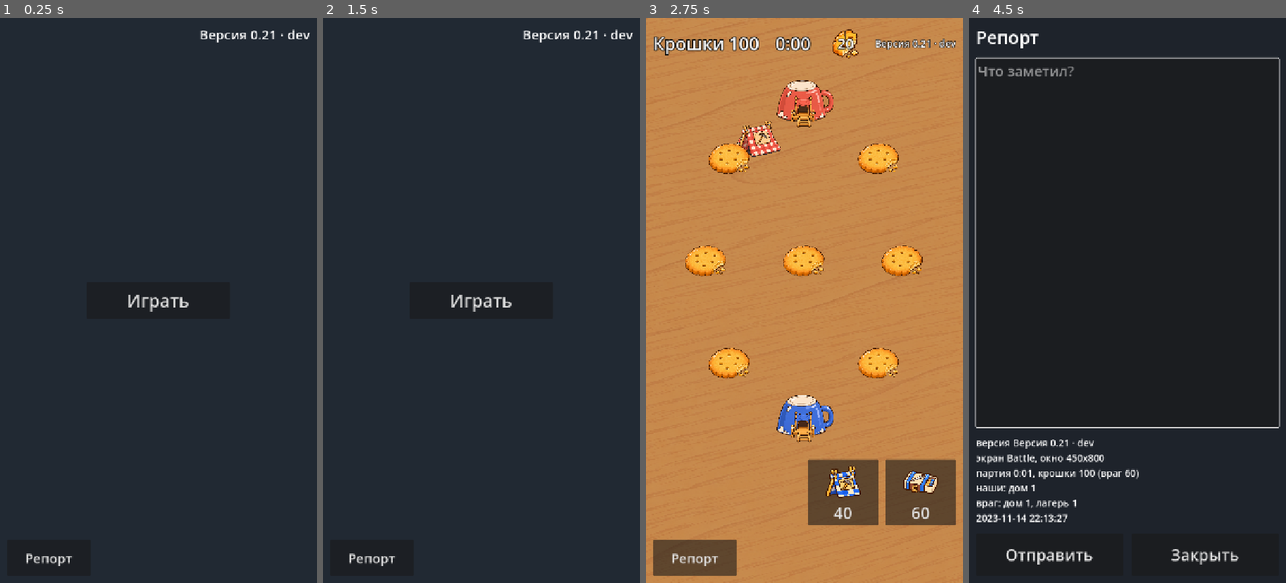
Above: before the commit, frames 1-4 (left to right).
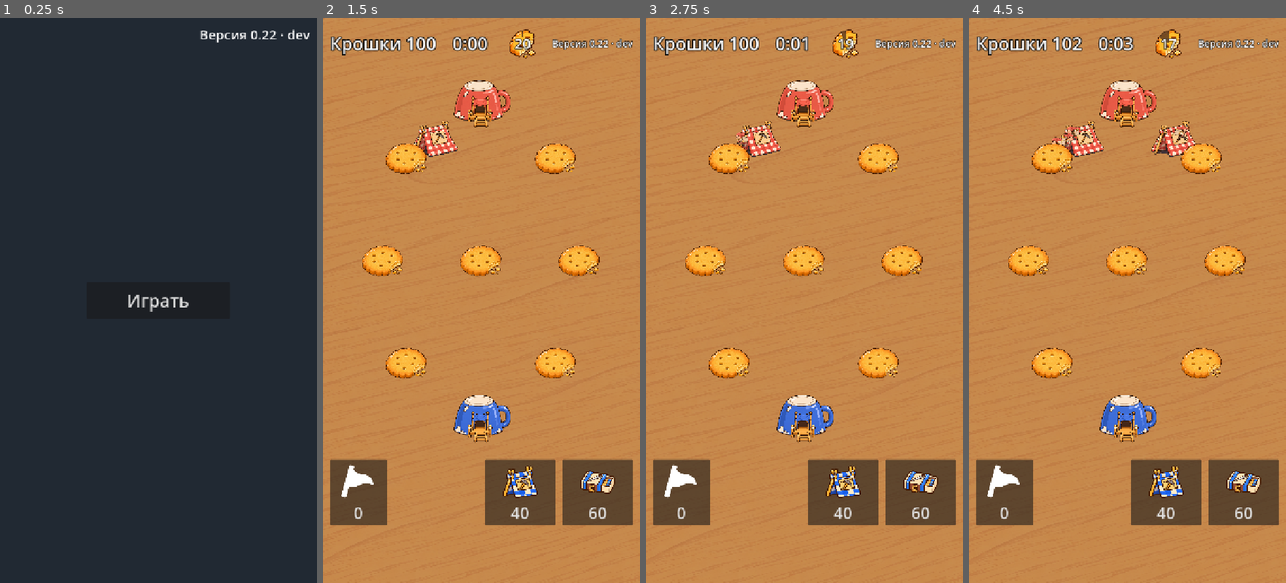
Above: after the commit, the same moments.

Repository: fishert2812/strategy-2d
Game: Godot game, scene res://scenes/main.tscn
Same seed, same stepped clock (60 frames per second), same inputs: the game is played once before the commit and once after it.
Inputs (mouse positions are in pixels of both pictures, inside the frame that each line leads up to):
- Up to frame 1 (0.25 s): no input
- Up to frame 2 (1.5 s): click (370, 560) at 0.5 s, where only the run before the commit has a clickable "Репорт"; click "Отправить" (after the commit: "Играть") at 1.25 s
- Up to frame 3 (2.75 s): click (804, 300) at 2 s, where only the run before the commit has a clickable "Играть"
- Up to frame 4 (4.5 s): click (1016, 560) at 2.75 s, where only the run before the commit has a clickable "Репорт"; click (1048, 554) at 3.5 s, where only the run before the commit has a clickable "Отправить"; click (1016, 560) at 4.25 s, where only the run before the commit has a clickable "Репорт"

The runs differ from the first frame. In frame 1, 0.2% of the frame differs, in the area x 8-88%, y 2-97%; in frame 2, 100%, in the area x 0-100%, y 0-100%; in frame 3, 4.0%; in frame 4, 100%.

Commit message:
Флажок в партии и чёрный ящик, разбор с экрана итога одним касанием (0.22)
Co-Authored-By: Claude Opus 5.5 <noreply@anthropic.com>
Claude-Session: https://claude.ai/code/session_019VbyzEsMe95FEU27GGRQUT

Diff:
--- a/data/look.json
+++ b/data/look.json
@@ -60,5 +60,7 @@
     "strike": {"windup": 5, "lunge": 11, "knock": 9, "squash": 0.3, "time": 0.28}
   },
   "_frames": "Место под кадры, которые Роман дорисует в GPT: имя файла в art/table без .png; пусто — кадра пока нет, движение делается одной картинкой.",
-  "frames": {"warrior_attack": ["", ""], "porter_empty": ["", ""], "fx_clash": "", "fx_puff": "", "icon_kettle": ""}
+  "frames": {"warrior_attack": ["", ""], "porter_empty": ["", ""], "fx_clash": "", "fx_puff": "", "icon_kettle": ""},
+  "_flag": "Флажок Романа на поле: картинка, ширина в точках поля, цвет, сколько секунд виден.",
+  "flag": {"file": "res://art/ui/flag.png", "width": 52, "color": "#FFD23F", "show": 3.0}
 }
--- a/data/version.json
+++ b/data/version.json
@@ -1,3 +1,3 @@
 {
-	"number": "0.21"
+	"number": "0.22"
 }
--- a/scenes/battle.tscn
+++ b/scenes/battle.tscn
@@ -142,6 +142,21 @@
 layout_mode = 2
 mouse_filter = 2
 
+[node name="Flag" type="Button" parent="Hud/Box/Bar"]
+custom_minimum_size = Vector2(130, 150)
+layout_mode = 2
+mouse_filter = 2
+theme_override_font_sizes/font_size = 36
+text = "0"
+icon_alignment = 1
+vertical_icon_alignment = 0
+expand_icon = true
+
+[node name="Gap" type="Control" parent="Hud/Box/Bar"]
+layout_mode = 2
+size_flags_horizontal = 3
+mouse_filter = 2
+
 [node name="camp" type="Button" parent="Hud/Box/Bar"]
 custom_minimum_size = Vector2(160, 150)
 layout_mode = 2
@@ -190,6 +205,26 @@
 text = "Победа!"
 horizontal_alignment = 1
 
+[node name="Flags" type="Label" parent="End/Center/Box"]
+custom_minimum_size = Vector2(560, 0)
+layout_mode = 2
+theme_override_font_sizes/font_size = 32
+text = "Флажков нет"
+horizontal_alignment = 1
+autowrap_mode = 3
+
+[node name="Send" type="Button" parent="End/Center/Box"]
+custom_minimum_size = Vector2(340, 110)
+layout_mode = 2
+theme_override_font_sizes/font_size = 40
+text = "Отправить разбор"
+
+[node name="Phrase" type="Button" parent="End/Center/Box"]
+custom_minimum_size = Vector2(340, 88)
+layout_mode = 2
+theme_override_font_sizes/font_size = 32
+text = "Добавить фразу"
+
 [node name="Again" type="Button" parent="End/Center/Box"]
 custom_minimum_size = Vector2(340, 110)
 layout_mode = 2
--- a/scenes/main.tscn
+++ b/scenes/main.tscn
@@ -1,8 +1,6 @@
-[gd_scene load_steps=3 format=3]
+[gd_scene load_steps=2 format=3]
 
 [ext_resource type="Script" path="res://scripts/main.gd" id="1"]
-
-[ext_resource type="PackedScene" path="res://scenes/report.tscn" id="2"]
 
 [node name="Main" type="Control"]
 layout_mode = 3
@@ -44,6 +42,3 @@
 size_flags_vertical = 0
 theme_override_font_sizes/font_size = 30
 text = "dev"
-
-[node name="Report" parent="." instance=ExtResource("2")]
-layout_mode = 1
--- a/scenes/report.tscn
+++ b/scenes/report.tscn
@@ -12,23 +12,6 @@
 grow_vertical = 2
 mouse_filter = 2
 script = ExtResource("1")
-
-[node name="Safe" type="MarginContainer" parent="."]
-layout_mode = 1
-anchors_preset = 15
-anchor_right = 1.0
-anchor_bottom = 1.0
-grow_horizontal = 2
-grow_vertical = 2
-mouse_filter = 2
-
-[node name="Open" type="Button" parent="Safe"]
-custom_minimum_size = Vector2(190, 82)
-layout_mode = 2
-size_flags_horizontal = 0
-size_flags_vertical = 8
-theme_override_font_sizes/font_size = 30
-text = "Репорт"
 
 [node name="Panel" type="ColorRect" parent="."]
 visible = false
@@ -55,7 +38,7 @@
 [node name="Title" type="Label" parent="Panel/Margin/Box"]
 layout_mode = 2
 theme_override_font_sizes/font_size = 40
-text = "Репорт"
+text = "Разбор партии"
 
 [node name="Text" type="TextEdit" parent="Panel/Margin/Box"]
 layout_mode = 2
--- a/scripts/battle.gd
+++ b/scripts/battle.gd
@@ -15,6 +15,8 @@
 ## Когда воин последний раз дрался (id → время): первая сшибка после затишья — со звоном.
 var _fought := {}
 var enemy: Enemy
+## Чёрный ящик партии: флажки Романа и ход партии для разбора (scripts/blackbox.gd).
+var box: BlackBox
 var _sprites := {}
 var _drag := {}
 var _picked := {}
@@ -29,6 +31,7 @@
 @onready var things: Node2D = $World/Things
 @onready var ghost: Sprite2D = $World/Ghost
 @onready var buttons := {"camp": $Hud/Box/Bar/camp, "barracks": $Hud/Box/Bar/barracks}
+@onready var flag_button: Button = $Hud/Box/Bar/Flag
 
 
 func _ready() -> void:
@@ -38,6 +41,10 @@
 	for kind in buttons:
 		buttons[kind].icon = _tex(look.icons[kind])
 	$End/Center/Box/Again.pressed.connect(restart)
+	$End/Center/Box/Send.pressed.connect($Report.quick)
+	$End/Center/Box/Phrase.pressed.connect($Report.open)
+	$Report.sent_out.connect(func(): $End/Center/Box/Send.text = "Разбор ушёл")
+	flag_button.icon = load(look.flag.file)
 	SafeArea.apply($Hud)
 	if OS.has_feature("web"):
 		JavaScriptBridge.eval("window._t=0;addEventListener('touchstart',function(){window._t++},{capture:true,passive:true})")
@@ -57,15 +64,21 @@
 	sim.changed.connect(_on_sim)
 	sim.changed.connect($Feedback.on_sim)
 	enemy = Enemy.new(sim)
+	box = BlackBox.new()
+	sim.changed.connect(box.on_sim)
+	flag_button.text = "0"
 	for b in sim.buildings:
 		_on_sim("built", b)
 	for d in sim.deposits:
 		_add_sprite(d.id, look.deposit, _tex(look.deposit.states[0][1]), d.pos)
 	$End.hide()
+	$Report.disarm()
 
 
 func _process(dt: float) -> void:
 	enemy.step(dt)
+	if sim.winner == -1:
+		box.step(sim, dt)
 	sim.step(dt)
 	var field := Sim._v(sim.cfg.field)
 	# Поле целиком между полоской сверху и кнопками снизу, на любом экране.
@@ -237,6 +250,11 @@
 		return
 	if sim.winner != -1:
 		return
+	# Флажок: тем же жестом, что постройка, и раньше выбора, чтобы не построить по ошибке.
+	if flag_button.get_global_rect().has_point(pos):
+		_pick({})
+		_drag = {"flag": true, "start": pos}
+		return
 	for kind in buttons:
 		if buttons[kind].get_global_rect().has_point(pos):
 			_pick({})
@@ -261,6 +279,9 @@
 	_drag = {}
 	if d.has("line"):
 		d.line.queue_free()
+	if d.has("flag"):
+		put_flag(null if tap or pos.y > _bar_top() else at)
+		return
 	if d.has("tap"):
 		d = _picked
 		_pick({})
@@ -295,10 +316,29 @@
 		hint("коснись залежи" if d.from.kind == "camp" else "коснись здания врага", false)
 
 
+## Флажок Романа «вот тут»: в ящик, значок на поле (или над кнопкой, если без места), щелчок.
+func put_flag(at: Variant) -> void:
+	var f := box.flag(sim, at)
+	flag_button.text = str(box.flags.size())
+	var s := Sprite2D.new()
+	s.texture = load(look.flag.file)
+	s.scale = Vector2.ONE * look.flag.width / s.texture.get_width()
+	s.modulate = Color(look.flag.color)
+	s.position = at if at != null else world.to_local(flag_button.get_global_rect().get_center() - Vector2(0, 110))
+	s.offset.y = -s.texture.get_height() * 0.4
+	things.add_child(s)
+	var t := s.create_tween()
+	t.tween_property(s, "modulate:a", 0.0, 0.5).set_delay(look.flag.show)
+	t.tween_callback(s.queue_free)
+	$Feedback.play("path")
+	hint("флажок %s" % BlackBox._clock(f.t), false)
+
+
 func hint(text: String, error := true) -> void:
 	var label: Label = $Hud/Box/Hint
 	label.text = text
 	if error:
+		box.error(text)
 		$Feedback.play("error")
 	label.modulate.a = 1.0
 	create_tween().tween_property(label, "modulate:a", 0.0, 1.2).set_delay(0.6)
@@ -338,7 +378,15 @@
 			_sprites.erase(data.id)
 		"ended":
 			$End/Center/Box/Title.text = "Победа!" if data.winner == Sim.PLAYER else "Поражение"
+			$End/Center/Box/Flags.text = "Флажки: " + box.times() if not box.flags.is_empty() else "Флажков нет, ящик всё равно уйдёт"
+			$End/Center/Box/Send.text = "Отправить разбор"
+			_arm_send.call_deferred()
 			$End.show()
+
+
+## Кнопка «Отправить разбор» готовится, когда экран итога уже разложен.
+func _arm_send() -> void:
+	$Report.arm($End/Center/Box/Send)
 
 
 ## Первая сшибка двух воинов, которые до этого не дрались: оба отскакивают со звоном.
--- /dev/null
+++ b/scripts/blackbox.gd
@@ -0,0 +1,75 @@
+class_name BlackBox
+extends RefCounted
+## Чёрный ящик партии для разбора (план обратной связи, 24.11.2026): флажки Романа и то,
+## чего он сам не надиктует — ошибки действий, простой построек, перерисовки троп, потери.
+
+## Флажки: секунда, место на поле (или null — «вот сейчас»), крошки, мои постройки и тропы.
+var flags: Array = []
+## Подсказки об ошибках: текст → сколько раз.
+var errors := {}
+var redraws := 0
+var built := [0, 0]
+var destroyed := [0, 0]
+var lost := [0, 0]
+## Секунды простоя моих построек: лагерь без живой залежи, казарма без тропы.
+var idle := {"camp": 0.0, "barracks": 0.0}
+
+
+func on_sim(what: String, data: Dictionary) -> void:
+	match what:
+		"built":
+			built[data.side] += 1
+		"destroyed":
+			destroyed[data.side] += 1
+		"path":
+			if data.side == Sim.PLAYER:
+				redraws += 1
+		"killed":
+			if data.get("kind") == "warrior":
+				lost[data.side] += 1
+
+
+func step(sim: Sim, dt: float) -> void:
+	for b in sim.of_side(Sim.PLAYER):
+		if b.kind in idle and _idle(b):
+			idle[b.kind] += dt
+
+
+func error(text: String) -> void:
+	errors[text] = errors.get(text, 0) + 1
+
+
+func flag(sim: Sim, pos: Variant) -> Dictionary:
+	var mine := sim.of_side(Sim.PLAYER)
+	var f := {"t": sim.time, "pos": pos, "gold": sim.gold[Sim.PLAYER], "mine": mine.size() - 1,
+		"idle": mine.filter(func(b): return b.kind in idle and _idle(b)).size()}
+	flags.append(f)
+	return f
+
+
+func times() -> String: return ", ".join(flags.map(func(f): return _clock(f.t)))
+
+
+## Сводка для заявки: флажки по строке, затем ящик. Короткая, чтобы влезла в адрес.
+func summary(sim: Sim) -> String:
+	var out := ["Флажки: %d" % flags.size()]
+	for f in flags:
+		var at: String = "" if f.pos == null else " у (%d, %d)" % [f.pos.x, f.pos.y]
+		out.append("- %s%s: крошки %d, построек %d, простаивают %d" % [_clock(f.t), at, f.gold, f.mine, f.idle])
+	out.append("Ящик: партия %s, %s" % [_clock(sim.time), ["идёт", "победа", "поражение"][sim.winner + 1]])
+	out.append("построено %d (враг %d), разрушено моих %d, вражеских %d" % [built[0], built[1], destroyed[0], destroyed[1]])
+	out.append("простой: лагеря %d с, казармы %d с; троп нарисовано %d" % [idle.camp, idle.barracks, redraws])
+	out.append("воинов потеряно %d (враг %d)" % [lost[0], lost[1]])
+	if not errors.is_empty():
+		out.append("ошибки: " + ", ".join(errors.keys().map(func(k): return "«%s» ×%d" % [k, errors[k]])))
+	return "\n".join(out)
+
+
+static func _idle(b: Dictionary) -> bool:
+	if b.kind == "barracks":
+		return b.get("route", []).is_empty()
+	return b.target.is_empty() or b.target.get("gold", 1) <= 0
+
+
+static func _clock(t: float) -> String:
+	return "%d:%02d" % [int(t) / 60, int(t) % 60]
--- a/scripts/report.gd
+++ b/scripts/report.gd
@@ -1,5 +1,6 @@
 extends Control
-## Репорт Романа из игры (просьба 24.11.2026, issue #34): кнопка в углу, окно с текстом, партия на паузе.
+## Разбор партии для команды (просьба Романа 24.11.2026): открывается кнопкой «Отправить разбор»
+## на экране итога; в нём флажки и сводка чёрного ящика, по желанию одна фраза, партия на паузе.
 ## «Отправить» копирует репорт в буфер и открывает страницу новой issue с готовым текстом (без сервера и ключей).
 ## В браузере окно — обычное поле страницы: так на iPhone работают клавиатура, диктовка и вставка.
 ## Вне браузера (тесты, компьютер) — такое же окно средствами Godot.
@@ -11,20 +12,21 @@
 var sent := {}
 var _js_done: JavaScriptObject
 var _js_send: JavaScriptObject
+var _js_quick: JavaScriptObject
+
+## Разбор ушёл кнопкой одного касания.
+signal sent_out
 var opened := false
 var _was_paused := false
 
-@onready var open_button: Button = $Safe/Open
 @onready var panel: Control = $Panel
 @onready var text_edit: TextEdit = $Panel/Margin/Box/Text
 
 
 func _ready() -> void:
-	open_button.pressed.connect(open)
 	$Panel/Margin/Box/Buttons/Send.pressed.connect(func(): send(text_edit.text))
 	$Panel/Margin/Box/Buttons/Close.pressed.connect(close)
 	panel.hide()
-	SafeArea.apply($Safe)
 	SafeArea.apply($Panel/Margin)
 
 
@@ -65,13 +67,16 @@
 					count[b.kind] = count.get(b.kind, 0) + 1
 			lines.append(("наши: " if side == Sim.PLAYER else "враг: ") + ", ".join(count.keys().map(func(k): return "%s %d" % [cfg.names.get(k, k), count[k]])))
 	lines.append(Time.get_datetime_string_from_system(false, true))
+	var box = scene.get("box") if scene else null
+	if box is BlackBox:
+		lines.append(box.summary(sim))
 	return "\n".join(lines)
 
 
 ## Текст репорта и адрес страницы новой issue. Длинный текст в адрес не влезает — тогда он только в буфере.
 func compose(text: String, about: String) -> Dictionary:
 	var words := text.strip_edges().replace("\n", " ")
-	var title := "Репорт: " + (words.left(cfg.title_chars) + ("…" if words.length() > cfg.title_chars else "") if words != "" else "без текста")
+	var title := "Разбор: " + (words.left(cfg.title_chars) + ("…" if words.length() > cfg.title_chars else "") if words != "" else "партия без слов")
 	var body := text.strip_edges() + "\n\n---\n" + about
 	var url := _url(title, body)
 	if url.length() > cfg.max_url:
@@ -92,11 +97,40 @@
 		close()
 
 
-func _open_web() -> void:
+## Отправка одним касанием кнопки на экране итога: разбор готовится заранее. В браузере поверх кнопки
+## кладём прозрачную кнопку страницы: iPhone открывает GitHub только из касания самой страницы.
+func arm(button: Button) -> void:
+	$Panel/Margin/Box/Facts.text = facts()
+	sent = compose("", $Panel/Margin/Box/Facts.text)
+	if OS.has_feature("web"):
+		_js()
+		var r := button.get_global_rect()
+		var v := get_viewport_rect().size
+		JavaScriptBridge.get_interface("window")._reportQuick(r.position.x / v.x, r.position.y / v.y, r.size.x / v.x, r.size.y / v.y, sent.url, sent.body, _js_quick)
+
+
+func disarm() -> void:
+	if _js_quick != null:
+		JavaScriptBridge.eval("window._reportQuick(0,0,0,0,'')")
+
+
+## Касание кнопки вне браузера (тесты, компьютер): уходит то, что приготовил arm().
+func quick() -> void:
+	$Panel/Margin/Box/Facts.text = facts()
+	send("")
+	sent_out.emit()
+
+
+func _js() -> void:
 	if _js_done == null:
 		_js_done = JavaScriptBridge.create_callback(func(_a): close())
 		_js_send = JavaScriptBridge.create_callback(_web_send)
+		_js_quick = JavaScriptBridge.create_callback(func(_a): sent_out.emit())
 		JavaScriptBridge.eval(FORM_JS, true)
+
+
+func _open_web() -> void:
+	_js()
 	var win := JavaScriptBridge.get_interface("window")
 	win._reportOpen($Panel/Margin/Box/Facts.text, _js_send, _js_done)
 
@@ -106,6 +140,7 @@
 	var win := JavaScriptBridge.get_interface("window")
 	win._reportUrl = sent.url
 	win._reportBody = sent.body
+	sent_out.emit()
 
 
 ## Окно репорта в браузере: поле страницы поверх игры. Отправить: Godot собирает адрес, страница копирует и открывает.
@@ -115,8 +150,8 @@
     + 'padding:max(16px,env(safe-area-inset-top)) max(16px,env(safe-area-inset-right)) max(16px,env(safe-area-inset-bottom)) max(16px,env(safe-area-inset-left));'
     + 'background:#1e232b;color:#fff;font:17px -apple-system,system-ui,sans-serif;';
   var f = document.createElement('div'); f.id = 'report'; f.style.cssText = css;
-  f.innerHTML = '<b style="font-size:22px">Репорт</b>'
-    + '<textarea id="report-text" placeholder="Что заметил? Можно надиктовать." style="flex:1;min-height:120px;font …(155 unchanged characters)…
+  f.innerHTML = '<b style="font-size:22px">Разбор партии</b>'
+    + '<textarea id="report-text" placeholder="Одна фраза о партии, если хочешь. Можно надиктовать или сразу отправить." style="flex:1;min-height:120px;font …(155 unchanged characters)…
     + '<div id="report-facts" style="font-size:13px;opacity:.7;white-space:pre-wrap"></div>'
     + '<div id="report-status" style="font-size:15px;min-height:1em"></div>'
     + '<div style="display:flex;gap:12px"><button id="report-send" style="flex:1;min-height:52px;font-size:19px;border-radius:12px;border:0;background:#3a7be0;color:#fff">Отправить</button>'
@@ -140,6 +175,19 @@
     if (w) { t.value = ''; hide(); return; }
     st.innerHTML = 'Текст скопирован. <a style="color:#8cf" target="_blank" href="' + window._reportUrl + '">Открыть GitHub</a> или вставь его в чат.';
   };
+  var q = document.createElement('button'); q.id = 'report-quick';
+  q.style.cssText = 'position:fixed;z-index:98;display:none;background:transparent;border:0;color:transparent;touch-action:manipulation';
+  document.body.appendChild(q);
+  ['keydown', 'pointerdown', 'touchstart', 'mousedown', 'pointerup', 'touchend', 'mouseup'].forEach(function (k) {
+    q.addEventListener(k, function (e) { e.stopPropagation(); });
+  });
+  window._reportQuick = function (x, y, w, h, url, body, cb) {
+    if (!url) { q.style.display = 'none'; return; }
+    var c = document.getElementById('canvas').getBoundingClientRect();
+    q.style.left = (c.left + x * c.width) + 'px'; q.style.top = (c.top + y * c.height) + 'px';
+    q.style.width = (w * c.width) + 'px'; q.style.height = (h * c.height) + 'px'; q.style.display = 'block';
+    q.onclick = function () { copy(body); window.open(url, '_blank'); q.style.display = 'none'; cb(); };
+  };
   window._reportOpen = function (facts, send, done) {
     cbs = {send: send, done: done}; st.textContent = '';
     f.querySelector('#report-facts').textContent = facts;
--- /dev/null
+++ b/tests/test_flag.gd
@@ -0,0 +1,90 @@
+extends RefCounted
+## Флажок и чёрный ящик (план обратной связи 24.11.2026): флажок ставится касанием или на место,
+## не мешает постройке и тропам, ящик сам замечает ошибки и простой, разбор уходит одной кнопкой.
+
+## Касания и партия на экране iPhone — те же, что в проверке пальца (tests/test_touch.gd).
+var t: RefCounted = preload("res://tests/test_touch.gd").new()
+
+
+func _battle() -> Control:
+	return await t._battle(t.SIZES[0])
+
+
+func _flag(battle: Control) -> Vector2:
+	return battle.flag_button.get_global_rect().get_center()
+
+
+func _done(battle: Control) -> void:
+	battle.get_parent().free()
+
+
+func test_flag_now_and_on_the_spot() -> String:
+	var battle := await _battle()
+	var built: int = battle.sim.buildings.size()
+	t._tap(battle, _flag(battle))
+	t._drag(battle, _flag(battle), battle.world.to_global(Vector2(360, 500)))
+	var flags: Array = battle.box.flags
+	var marks: int = battle.things.get_children().filter(func(s): return s is Sprite2D and s.texture.resource_path.ends_with("flag.png")).size()
+	var err := ""
+	if flags.size() != 2 or flags[0].pos != null or flags[1].pos == null or flags[1].pos.distance_to(Vector2(360, 500)) > 2:
+		err = "флажки не те: %s" % [flags]
+	elif marks != 2 or battle.flag_button.text != "2":
+		err = "на поле значков %d, на кнопке «%s»" % [marks, battle.flag_button.text]
+	elif battle.sim.buildings.size() != built:
+		err = "флажок что-то построил"
+	_done(battle)
+	return err
+
+
+## Флажок посреди выбора постройки не ставит здание, а постройка и тропы после флажков работают.
+func test_flag_does_not_break_building_and_paths() -> String:
+	var battle := await _battle()
+	var sim: Sim = battle.sim
+	t._tap(battle, battle.buttons.camp.get_global_rect().get_center())
+	t._tap(battle, _flag(battle))
+	var err := ""
+	if sim.of_side(Sim.PLAYER, "camp").size() != 0 or battle.box.flags.size() != 1:
+		err = "касание флажка в выборе лагеря построило лагерь или не поставило флажок"
+	else:
+		t._drag(battle, battle.buttons.camp.get_global_rect().get_center(), battle.world.to_global(Vector2(250, 830)))
+		var camps := sim.of_side(Sim.PLAYER, "camp")
+		if camps.size() != 1:
+			err = "после флажка лагерь не ставится"
+		else:
+			t._drag(battle, battle.world.to_global(camps[0].pos), battle.world.to_global(Vector2(170, 760)))
+			if camps[0].target.is_empty():
+				err = "после флажка тропа не ложится"
+	_done(battle)
+	return err
+
+
+## Конец партии: флажки на экране итога, «Отправить разбор» одним касанием готовит заявку с ящиком.
+func test_end_screen_sends_in_one_tap() -> String:
+	var battle := await _battle()
+	var sim: Sim = battle.sim
+	sim.build(Sim.PLAYER, "camp", Vector2(250, 830))
+	battle.hint("тяни тропу к залежи")
+	for i in 20:
+		battle.box.step(sim, 1.5)
+		sim.time = 7.0 * i
+		battle.put_flag(Vector2(100 + i, 200) if i % 2 else null)
+	for b in sim.of_side(Sim.ENEMY):
+		sim.damage(b, 1e9)
+	var flags: String = battle.get_node("End/Center/Box/Flags").text
+	await (Engine.get_main_loop() as SceneTree).process_frame
+	var report: Control = battle.get_node("Report")
+	battle.get_node("End/Center/Box/Send").pressed.emit()
+	var sent: Dictionary = report.sent
+	var send_text: String = battle.get_node("End/Center/Box/Send").text
+	var max_url: int = report.cfg.max_url
+	_done(battle)
+	if not flags.begins_with("Флажки: 0:00, 0:07"):
+		return "на экране итога не те флажки: " + flags
+	for need in ["Флажки: 20", "победа", "«тяни тропу к залежи» ×1", "простой: лагеря 30 с"]:
+		if not sent.get("body", "").contains(need):
+			return "в разборе нет «%s»: %s" % [need, sent.get("body", "").left(300)]
+	if sent.url.length() > max_url or not sent.url.contains("labels=feedback"):
+		return "адрес заявки %d знаков или без метки" % sent.url.length()
+	if send_text != "Разбор ушёл":
+		return "кнопка не сказала, что разбор ушёл"
+	return ""
--- a/tests/test_report.gd
+++ b/tests/test_report.gd
@@ -1,5 +1,5 @@
 extends RefCounted
-## Репорт из игры (issue #34): кнопка под палец, окно ставит партию на паузу, текст и адрес issue.
+## Окно фразы к разбору (issue #34): ставит партию на паузу, текст и адрес issue.
 
 const SIZE := Vector2(720, 1280)
 
@@ -32,29 +32,12 @@
 		scene.get_viewport().push_input(e, true)
 
 
-func test_button_in_menu_and_battle() -> String:
-	for path in ["res://scenes/main.tscn", "res://scenes/battle.tscn"]:
-		var scene := await _scene(path)
-		var r: Rect2 = scene.get_node("Report/Safe/Open").get_global_rect()
-		var err := ""
-		if r.size.y < 44.0 * 720.0 / 390.0 or not Rect2(Vector2.ZERO, SIZE).encloses(r):
-			err = "%s: кнопка репорта %s, меньше пальца или за краем" % [path, r]
-		if scene.get("buttons"):
-			for k in scene.buttons:
-				if scene.buttons[k].get_global_rect().intersects(r):
-					err = "кнопка репорта налезает на кнопку %s" % k
-		_done(scene)
-		if err != "":
-			return err
-	return ""
-
-
 func test_tap_pauses_battle_and_close_resumes() -> String:
 	var battle := await _scene("res://scenes/battle.tscn")
 	var report: Control = battle.get_node("Report")
 	var tree := Engine.get_main_loop() as SceneTree
 	var built: int = battle.sim.buildings.size()
-	_tap(battle, report.open_button.get_global_rect().get_center())
+	battle.get_node("End/Center/Box/Phrase").pressed.emit()
 	await tree.process_frame
 	var err := ""
 	if not tree.paused or not report.panel.visible:
@@ -81,7 +64,7 @@
 	var long: Dictionary = report.compose("очень длинный надиктованный разбор ".repeat(400), about)
 	var cfg: Dictionary = report.cfg
 	_done(battle)
-	for need in [Version.sha(), "Battle", "крошки", "наши: дом 1"]:
+	for need in [Version.sha(), "Battle", "крошки", "наши: дом 1", "Флажки: 0"]:
 		if not need in about:
 			return "в приписке нет «%s»: %s" % [need, about]
 	if not short.url.begins_with(cfg.issue_url + "?labels=feedback&title="):
Not shown, added: art/ui/License.txt
Binary file added: art/ui/flag.png
Not shown, added: art/ui/flag.png.import
Not shown, added: scripts/blackbox.gd.uid
Not shown, added: tests/test_flag.gd.uid
Not shown, changed: CHANGELOG.md
Not shown, changed: art/LICENSES.md
